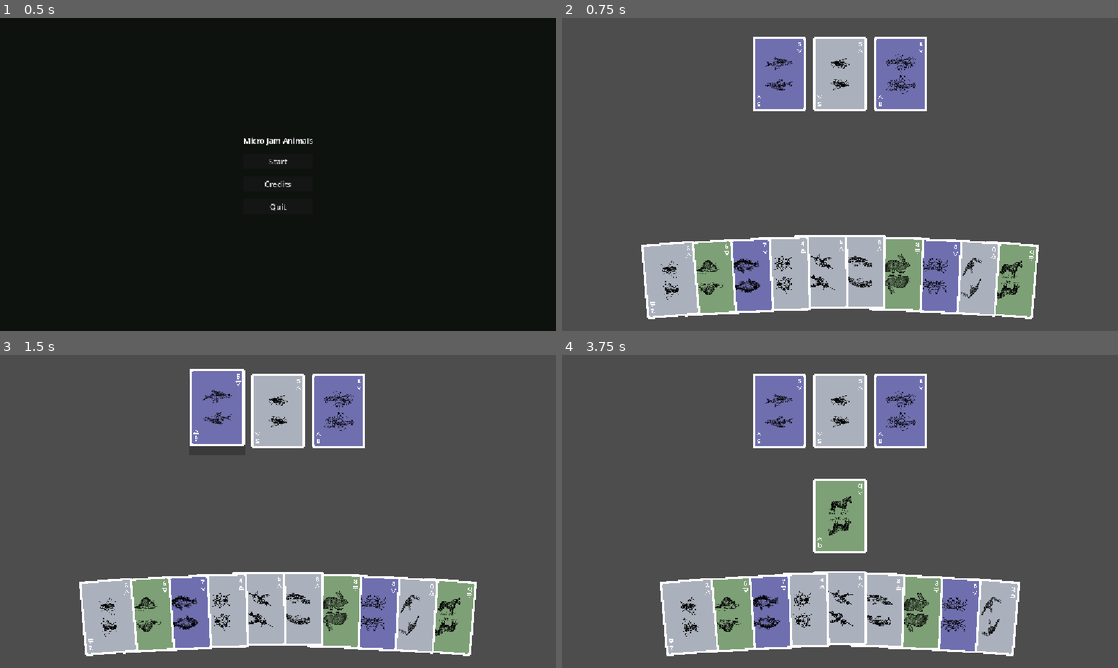
Above: before the commit, frames 1-4 (two rows, left to right).
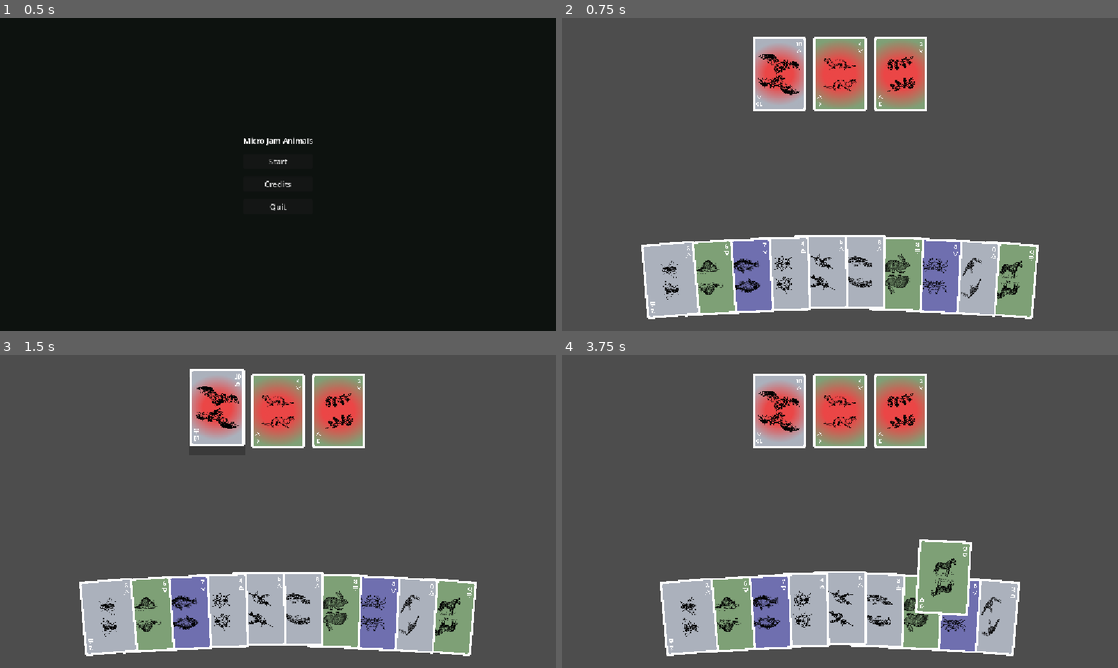
Above: after the commit, the same moments.

Repository: Chipi-Chapa-Corp/micro-jam-animals
Game: Godot game, scene res://scenes/main-menu/scene.tscn
Two runs of this game, one before a commit and one after it. Both use one fixed random seed, a clock stepped at 60 frames per second and the inputs below.
Inputs (mouse positions are in pixels of both pictures, inside the frame that each line leads up to):
- Up to frame 1 (0.5 s): no input
- Up to frame 2 (0.75 s): click "Start" at 0.5 s
- Up to frame 3 (1.5 s): tap Enter at 1.25 s; move the mouse to (216, 411) at 1.27 s; click (216, 411) at 1.42 s
- Up to frame 4 (3.75 s): tap Space at 2, 3.5 s; move the mouse to (840, 411) at 2.02 s; click (840, 411) at 2.17 s; tap Enter at 2.75 s; move the mouse to (901, 411) at 2.77 s; click (901, 411) at 2.92 s; move the mouse to (1006, 617) at 3.52 s; click (1006, 617) at 3.67 s

Frame 1 is identical in both runs. In frame 2, 5.9% of the frame differs, in the area x 34-66%, y 6-30%; in frame 3, 6.0%; in frame 4, 10%, in the area x 34-74%, y 6-84%.

Commit message:
feat: predators, animations

Diff:
--- a/globals/cards.gd
+++ b/globals/cards.gd
@@ -47,15 +47,45 @@
 ]
 
 const PREDATOR_IDS: Array[String] = [
-	"predator_shark",
-	"predator_crocodile",
-	"predator_octopus",
-	"predator_lion",
-	"predator_wolf",
-	"predator_snake",
-	"predator_eagle",
-	"predator_hawk",
-	"predator_owl",
+	"predator_water_1",
+	"predator_water_2",
+	"predator_water_3",
+	"predator_water_4",
+	"predator_water_5",
+	"predator_water_6",
+	"predator_water_7",
+	"predator_water_8",
+	"predator_water_9",
+	"predator_water_10",
+	"predator_water_11",
+	"predator_water_12",
+	"predator_water_13",
+	"predator_land_1",
+	"predator_land_2",
+	"predator_land_3",
+	"predator_land_4",
+	"predator_land_5",
+	"predator_land_6",
+	"predator_land_7",
+	"predator_land_8",
+	"predator_land_9",
+	"predator_land_10",
+	"predator_land_11",
+	"predator_land_12",
+	"predator_land_13",
+	"predator_air_1",
+	"predator_air_2",
+	"predator_air_3",
+	"predator_air_4",
+	"predator_air_5",
+	"predator_air_6",
+	"predator_air_7",
+	"predator_air_8",
+	"predator_air_9",
+	"predator_air_10",
+	"predator_air_11",
+	"predator_air_12",
+	"predator_air_13",
 ]
 
 const DEFINITIONS: Dictionary = {
@@ -98,15 +128,45 @@
 	"prey_air_11": {"id": "prey_air_11", "value": 11, "suit": SUIT_AIR},
 	"prey_air_12": {"id": "prey_air_12", "value": 12, "suit": SUIT_AIR},
 	"prey_air_13": {"id": "prey_air_13", "value": 13, "suit": SUIT_AIR},
-	"predator_shark": {"id": "predator_shark", "value": 8, "suit": SUIT_WATER},
-	"predator_crocodile": {"id": "predator_crocodile", "value": 6, "suit": SUIT_WATER},
-	"predator_octopus": {"id": "predator_octopus", "value": 5, "suit": SUIT_WATER},
-	"predator_lion": {"id": "predator_lion", "value": 8, "suit": SUIT_LAND},
-	"predator_wolf": {"id": "predator_wolf", "value": 6, "suit": SUIT_LAND},
-	"predator_snake": {"id": "predator_snake", "value": 4, "suit": SUIT_LAND},
-	"predator_eagle": {"id": "predator_eagle", "value": 7, "suit": SUIT_AIR},
-	"predator_hawk": {"id": "predator_hawk", "value": 5, "suit": SUIT_AIR},
-	"predator_owl": {"id": "predator_owl", "value": 4, "suit": SUIT_AIR},
+	"predator_water_1": {"id": "predator_water_1", "value": 1, "suit": SUIT_WATER},
+	"predator_water_2": {"id": "predator_water_2", "value": 2, "suit": SUIT_WATER},
+	"predator_water_3": {"id": "predator_water_3", "value": 3, "suit": SUIT_WATER},
+	"predator_water_4": {"id": "predator_water_4", "value": 4, "suit": SUIT_WATER},
+	"predator_water_5": {"id": "predator_water_5", "value": 5, "suit": SUIT_WATER},
+	"predator_water_6": {"id": "predator_water_6", "value": 6, "suit": SUIT_WATER},
+	"predator_water_7": {"id": "predator_water_7", "value": 7, "suit": SUIT_WATER},
+	"predator_water_8": {"id": "predator_water_8", "value": 8, "suit": SUIT_WATER},
+	"predator_water_9": {"id": "predator_water_9", "value": 9, "suit": SUIT_WATER},
+	"predator_water_10": {"id": "predator_water_10", "value": 10, "suit": SUIT_WATER},
+	"predator_water_11": {"id": "predator_water_11", "value": 11, "suit": SUIT_WATER},
+	"predator_water_12": {"id": "predator_water_12", "value": 12, "suit": SUIT_WATER},
+	"predator_water_13": {"id": "predator_water_13", "value": 13, "suit": SUIT_WATER},
+	"predator_land_1": {"id": "predator_land_1", "value": 1, "suit": SUIT_LAND},
+	"predator_land_2": {"id": "predator_land_2", "value": 2, "suit": SUIT_LAND},
+	"predator_land_3": {"id": "predator_land_3", "value": 3, "suit": SUIT_LAND},
+	"predator_land_4": {"id": "predator_land_4", "value": 4, "suit": SUIT_LAND},
+	"predator_land_5": {"id": "predator_land_5", "value": 5, "suit": SUIT_LAND},
+	"predator_land_6": {"id": "predator_land_6", "value": 6, "suit": SUIT_LAND},
+	"predator_land_7": {"id": "predator_land_7", "value": 7, "suit": SUIT_LAND},
+	"predator_land_8": {"id": "predator_land_8", "value": 8, "suit": SUIT_LAND},
+	"predator_land_9": {"id": "predator_land_9", "value": 9, "suit": SUIT_LAND},
+	"predator_land_10": {"id": "predator_land_10", "value": 10, "suit": SUIT_LAND},
+	"predator_land_11": {"id": "predator_land_11", "value": 11, "suit": SUIT_LAND},
+	"predator_land_12": {"id": "predator_land_12", "value": 12, "suit": SUIT_LAND},
+	"predator_land_13": {"id": "predator_land_13", "value": 13, "suit": SUIT_LAND},
+	"predator_air_1": {"id": "predator_air_1", "value": 1, "suit": SUIT_AIR},
+	"predator_air_2": {"id": "predator_air_2", "value": 2, "suit": SUIT_AIR},
+	"predator_air_3": {"id": "predator_air_3", "value": 3, "suit": SUIT_AIR},
+	"predator_air_4": {"id": "predator_air_4", "value": 4, "suit": SUIT_AIR},
+	"predator_air_5": {"id": "predator_air_5", "value": 5, "suit": SUIT_AIR},
+	"predator_air_6": {"id": "predator_air_6", "value": 6, "suit": SUIT_AIR},
+	"predator_air_7": {"id": "predator_air_7", "value": 7, "suit": SUIT_AIR},
+	"predator_air_8": {"id": "predator_air_8", "value": 8, "suit": SUIT_AIR},
+	"predator_air_9": {"id": "predator_air_9", "value": 9, "suit": SUIT_AIR},
+	"predator_air_10": {"id": "predator_air_10", "value": 10, "suit": SUIT_AIR},
+	"predator_air_11": {"id": "predator_air_11", "value": 11, "suit": SUIT_AIR},
+	"predator_air_12": {"id": "predator_air_12", "value": 12, "suit": SUIT_AIR},
+	"predator_air_13": {"id": "predator_air_13", "value": 13, "suit": SUIT_AIR},
 }
 
 var _random := RandomNumberGenerator.new()
--- a/scenes/card/script.gd
+++ b/scenes/card/script.gd
@@ -98,8 +98,7 @@
 
 
 func _get_asset_path() -> String:
-	# return "res://assets/%s.png" % get_card_id()
-	return "res://assets/prey_%s_%s.png" % [suit, value]
+	return "res://assets/%s.png" % get_card_id()
 
 
 func _on_mouse_entered() -> void:
--- a/scenes/game/scene.tscn
+++ b/scenes/game/scene.tscn
@@ -38,6 +38,15 @@
 grow_horizontal = 2
 
 [node name="PlayerHandDeck" parent="UI/PlayerHandDeckContainer" unique_id=1911056388 instance=ExtResource("4_player_hand_deck")]
+
+[node name="CardAnimationLayer" type="Control" parent="UI" unique_id=430342872]
+layout_mode = 3
+anchors_preset = 15
+anchor_right = 1.0
+anchor_bottom = 1.0
+grow_horizontal = 2
+grow_vertical = 2
+mouse_filter = 2
 
 [node name="PauseMenu" type="Control" parent="UI" unique_id=1066678876]
 visible = false
--- a/scenes/game/script.gd
+++ b/scenes/game/script.gd
@@ -1,8 +1,20 @@
 extends Node2D
 
 const MAIN_MENU_SCENE: String = "res://scenes/main-menu/scene.tscn"
+const CARD_SCENE: PackedScene = preload("res://scenes/card/scene.tscn")
+const CARD_KIND: String = "prey"
+const CARD_MOVE_DURATION: float = 0.22
+const CARD_MOVE_LAYOUT_FRAMES: int = 3
 
 @onready var pause_menu: Control = $UI/PauseMenu
+@onready var card_animation_layer: Control = $UI/CardAnimationLayer
+@onready var prey_deck: PreyDeck = $UI/PreyDeckContainer/PreyDeck
+@onready var player_hand_deck: PlayerHandDeck = $UI/PlayerHandDeckContainer/PlayerHandDeck
+
+
+func _ready() -> void:
+	player_hand_deck.card_move_animation_requested.connect(_on_player_hand_card_move_animation_requested)
+	prey_deck.card_move_animation_requested.connect(_on_prey_card_move_animation_requested)
 
 
 func _unhandled_input(event: InputEvent) -> void:
@@ -24,3 +36,72 @@
 
 func _set_pause_menu_visible(is_visible: bool) -> void:
 	pause_menu.visible = is_visible
+
+
+func _on_player_hand_card_move_animation_requested(
+	card: Dictionary, from_global_position: Vector2, from_rotation_degrees: float
+) -> void:
+	_animate_card_move(card, from_global_position, from_rotation_degrees, prey_deck)
+
+
+func _on_prey_card_move_animation_requested(
+	card: Dictionary, from_global_position: Vector2, from_rotation_degrees: float
+) -> void:
+	_animate_card_move(card, from_global_position, from_rotation_degrees, player_hand_deck)
+
+
+func _animate_card_move(
+	card: Dictionary, from_global_position: Vector2, from_rotation_degrees: float, target_deck: Node
+) -> void:
+	var card_id := str(card.get("id", ""))
+	var target_card := _get_target_card(target_deck, card_id)
+	var target_modulate := Color.WHITE
+	var target_mouse_filter := Control.MOUSE_FILTER_STOP
+	if target_card:
+		target_modulate = target_card.modulate
+		target_mouse_filter = target_card.mouse_filter
+		target_card.modulate.a = 0.0
+		target_card.mouse_filter = Control.MOUSE_FILTER_IGNORE
+
+	var moving_card := CARD_SCENE.instantiate() as CardScene
+	moving_card.configure(CARD_KIND, str(card.get("suit", "")), int(card.get("value", 0)))
+	moving_card.mouse_filter = Control.MOUSE_FILTER_IGNORE
+	moving_card.z_index = 1000
+	card_animation_layer.add_child(moving_card)
+	moving_card.global_position = from_global_position
+	moving_card.rotation_degrees = from_rotation_degrees
+
+	for _frame_index in range(CARD_MOVE_LAYOUT_FRAMES):
+		await get_tree().process_frame
+
+		if not is_inside_tree():
+			moving_card.queue_free()
+			return
+
+		moving_card.global_position = from_global_position
+		moving_card.rotation_degrees = from_rotation_degrees
+
+	var to_global_position := from_global_position
+	var to_rotation_degrees := 0.0
+	if is_instance_valid(target_card):
+		to_global_position = target_card.global_position
+		to_rotation_degrees = target_card.rotation_degrees
+
+	var tween := create_tween()
+	tween.set_trans(Tween.TRANS_CUBIC)
+	tween.set_ease(Tween.EASE_OUT)
+	tween.tween_property(moving_card, "global_position", to_global_position, CARD_MOVE_DURATION)
+	tween.parallel().tween_property(moving_card, "rotation_degrees", to_rotation_degrees, CARD_MOVE_DURATION)
+	await tween.finished
+
+	moving_card.queue_free()
+	if is_instance_valid(target_card):
+		target_card.modulate = target_modulate
+		target_card.mouse_filter = target_mouse_filter
+
+
+func _get_target_card(target_deck: Node, card_id: String) -> CardScene:
+	if target_deck.has_method("get_card_by_id"):
+		return target_deck.get_card_by_id(card_id) as CardScene
+
+	return null
--- a/scenes/player_hand_deck/script.gd
+++ b/scenes/player_hand_deck/script.gd
@@ -1,5 +1,7 @@
 extends Control
 class_name PlayerHandDeck
+
+signal card_move_animation_requested(card: Dictionary, from_global_position: Vector2, from_rotation_degrees: float)
 
 const CARD_SCENE: PackedScene = preload("res://scenes/card/scene.tscn")
 const CARD_KIND: String = "prey"
@@ -32,6 +34,15 @@
 			_add_card(player_card, index)
 
 	_layout_cards()
+
+
+func get_card_by_id(card_id: String) -> CardScene:
+	for child in get_children():
+		var card := child as CardScene
+		if card and card.id == card_id:
+			return card
+
+	return null
 
 
 func _add_card(player_card: Dictionary, hand_index: int) -> void:
@@ -95,10 +106,18 @@
 
 
 func _on_card_clicked(card_id: String) -> void:
+	var source_card := get_card_by_id(card_id)
+	if not source_card:
+		return
+
+	var from_global_position := source_card.global_position
+	var from_rotation_degrees := source_card.rotation_degrees
 	var result := GameState.move_card_from_player_hand_to_table(card_id)
 	if result.has("error"):
 		return
 
+	card_move_animation_requested.emit(result, from_global_position, from_rotation_degrees)
+
 
 func _on_player_hand_changed(_player_hand: Array) -> void:
 	render_cards()
--- a/scenes/prey_deck/script.gd
+++ b/scenes/prey_deck/script.gd
@@ -1,5 +1,7 @@
 extends HBoxContainer
 class_name PreyDeck
+
+signal card_move_animation_requested(card: Dictionary, from_global_position: Vector2, from_rotation_degrees: float)
 
 const CARD_SCENE: PackedScene = preload("res://scenes/card/scene.tscn")
 const CARD_KIND: String = "prey"
@@ -20,6 +22,15 @@
 	for prey_card in prey:
 		if prey_card is Dictionary:
 			_add_card(prey_card)
+
+
+func get_card_by_id(card_id: String) -> CardScene:
+	for child in get_children():
+		var card := child as CardScene
+		if card and card.id == card_id:
+			return card
+
+	return null
 
 
 func _add_card(prey_card: Dictionary) -> void:
@@ -48,7 +59,17 @@
 
 
 func _on_card_clicked(card_id: String) -> void:
-	GameState.move_card_from_player_table_to_hand(card_id)
+	var source_card := get_card_by_id(card_id)
+	if not source_card:
+		return
+
+	var from_global_position := source_card.global_position
+	var from_rotation_degrees := source_card.rotation_degrees
+	var result := GameState.move_card_from_player_table_to_hand(card_id)
+	if result.is_empty():
+		return
+
+	card_move_animation_requested.emit(result, from_global_position, from_rotation_degrees)
 
 
 func _on_player_table_move_failed(error: String) -> void:
Binary file added: assets/predator_air_1.png
Not shown, added: assets/predator_air_1.png.import
Binary file added: assets/predator_air_10.png
Not shown, added: assets/predator_air_10.png.import
Binary file added: assets/predator_air_11.png
Not shown, added: assets/predator_air_11.png.import
Binary file added: assets/predator_air_12.png
Not shown, added: assets/predator_air_12.png.import
Binary file added: assets/predator_air_13.png
Not shown, added: assets/predator_air_13.png.import
Binary file added: assets/predator_air_2.png
Not shown, added: assets/predator_air_2.png.import
(and 66 more such lines)
